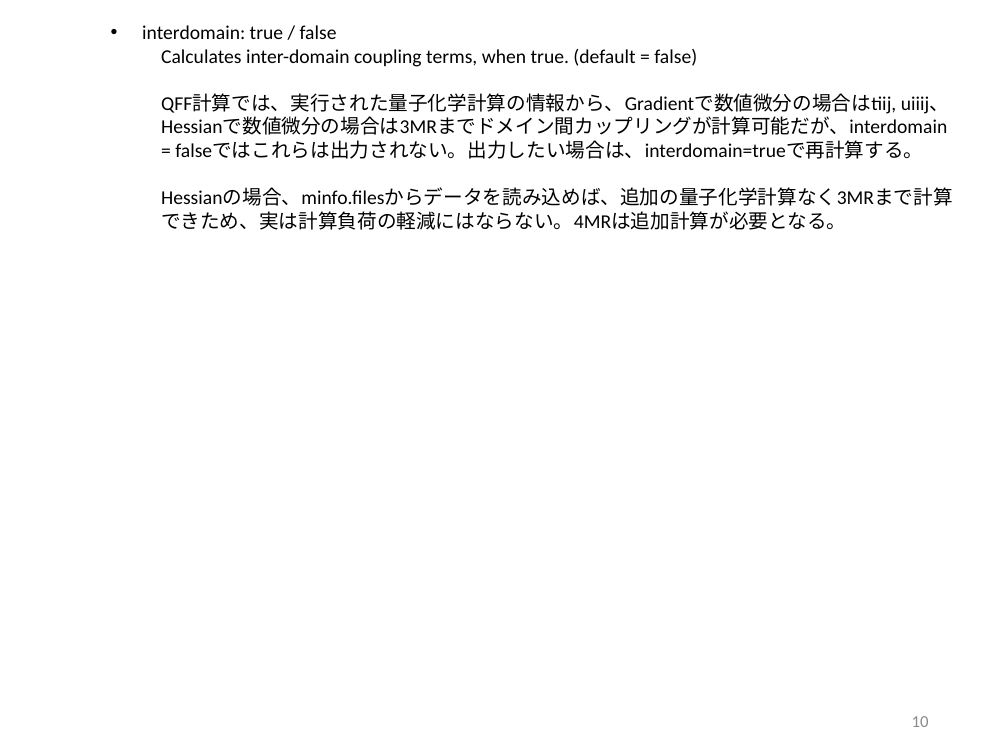
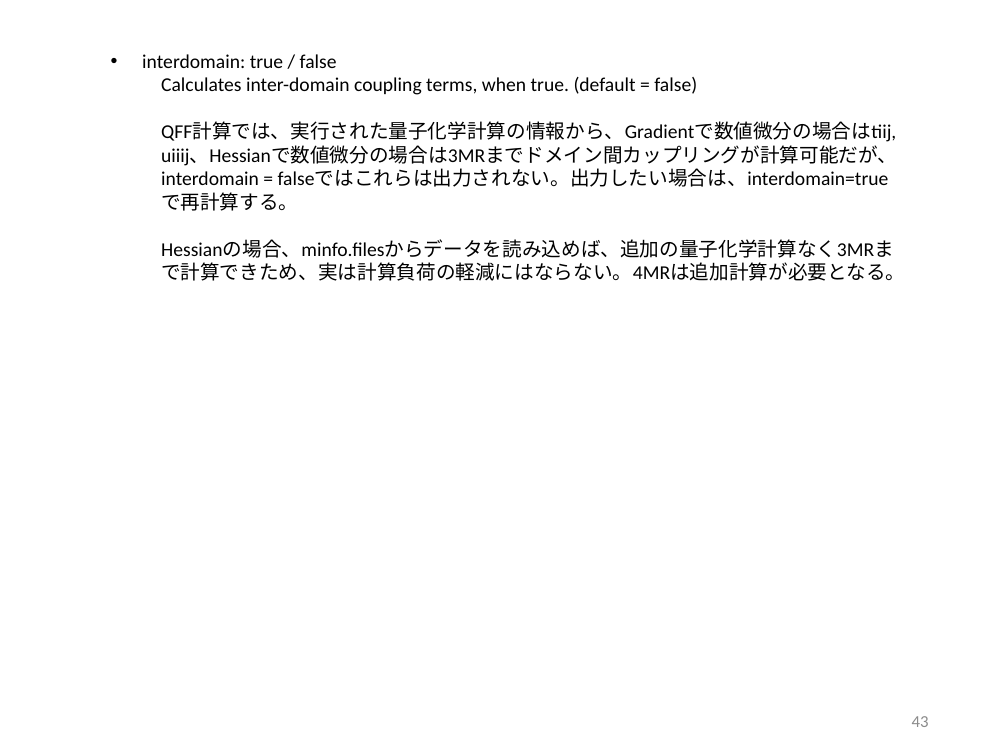
Before and after one commit to yagikiyoshi/sindo, a slide deck: slide 44 of doc/MakePES/usage_MakePES.pptx (slide 11 before the commit). Drawn at 1008x756 pixels with LibreOffice and Linux fonts; fonts in the diff are those of the drawing. Boxes give left, top, right and bottom in pixels: in the first picture for what was removed or moved away, otherwise in the second. Text is boxed around its words. In the diff, an @@ line names an element or a change of style, - is before the commit and + after.

```diff
--- a/doc/MakePES/usage_MakePES.pptx
+++ b/doc/MakePES/usage_MakePES.pptx
@@ text "interdomain: true / false" rewrapped from box(142, 25, 953, 230) to box(142, 54, 905, 281) @@
@@ page number at box(912, 716, 929, 727): text changed @@
-10
+43
```
Also in this commit, not shown: 11 other slides changed, 36 slides added, 4 slides removed, 4 other files.
